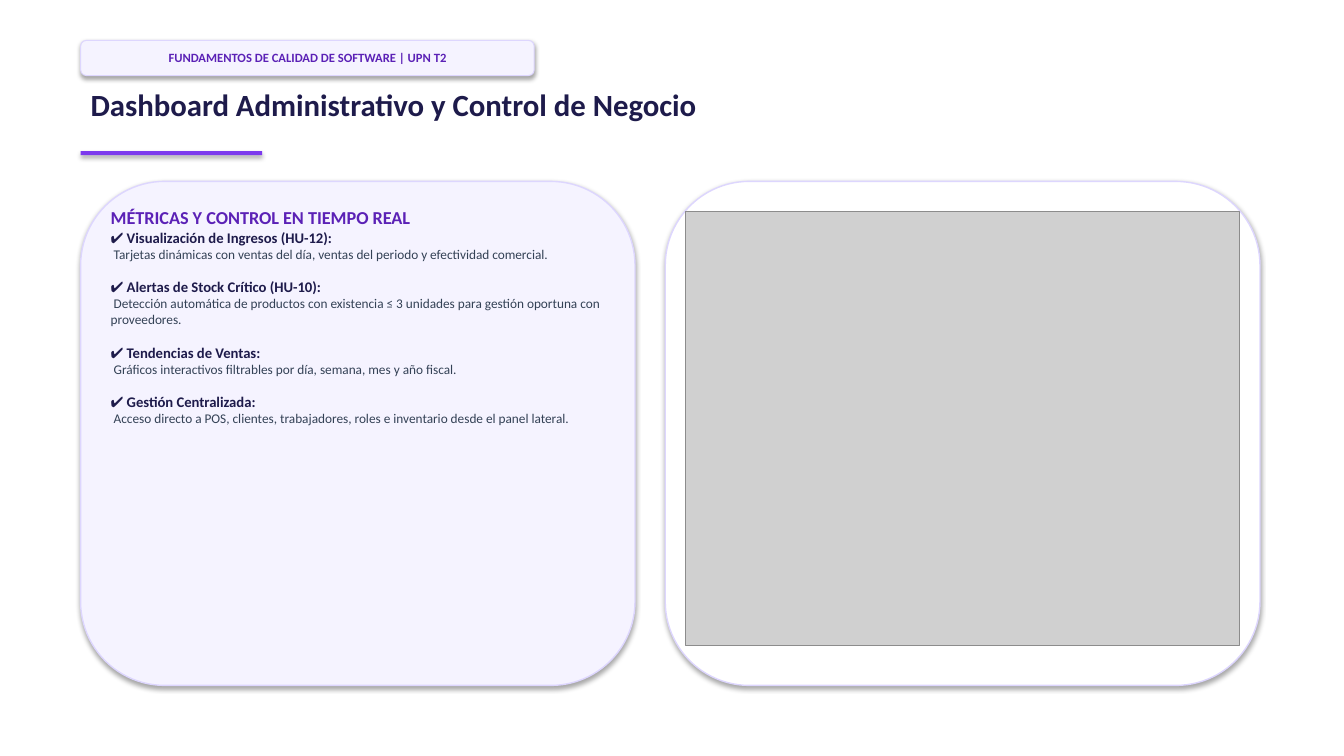
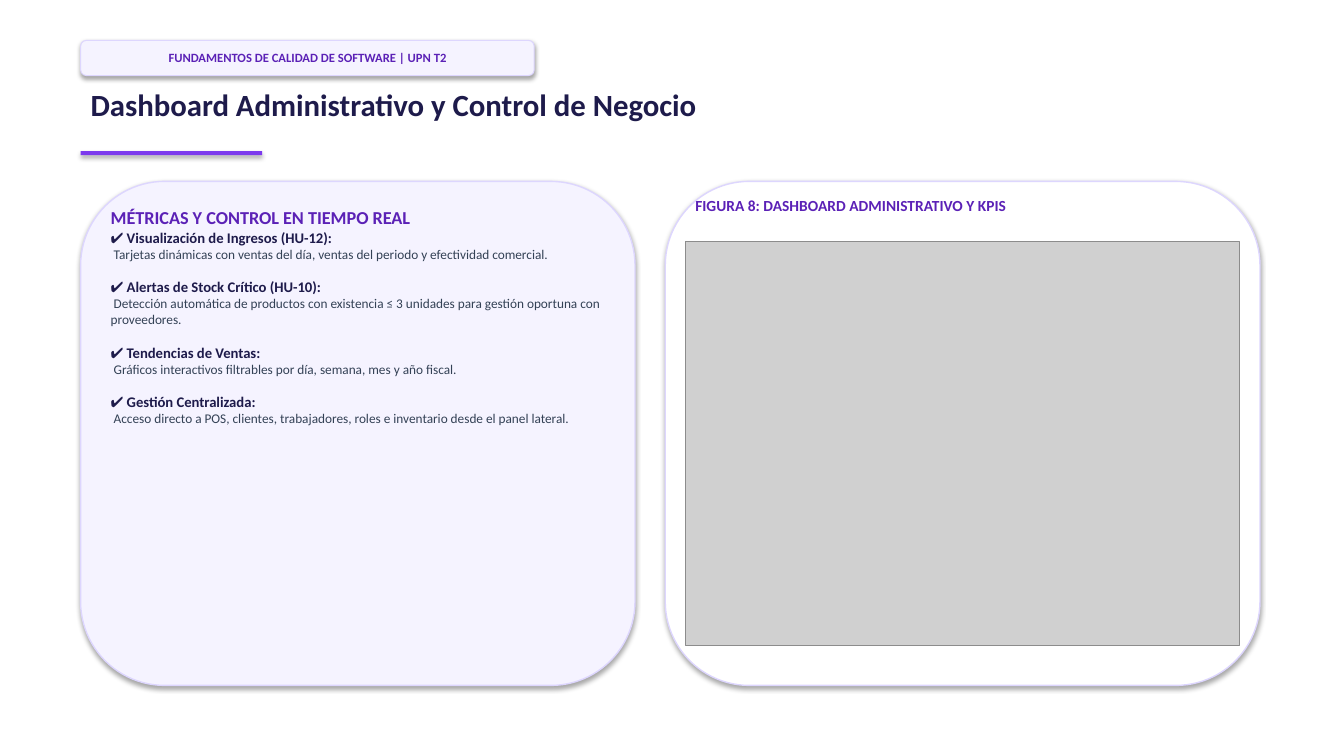
Before and after one commit to alevascan/ximasak, a slide deck: slide 12 of Exposicion_SIRVS_Ximasak_T2.pptx. Drawn at 1344x756 pixels with LibreOffice and Linux fonts; fonts in the diff are those of the drawing; grey boxes stand for pictures. Boxes give left, top, right and bottom in pixels: in the first picture for what was removed or moved away, otherwise in the second. Text is boxed around its words. In the diff, an @@ line names an element or a change of style, - is before the commit and + after.

Commit message:
Corregir mapeo exacto de figuras e imagenes del informe en el PPT

```diff
--- a/Exposicion_SIRVS_Ximasak_T2.pptx
+++ b/Exposicion_SIRVS_Ximasak_T2.pptx
@@ text added at [695, 198, 1006, 211], 11 pt, text #5B21B6, bold @@
+FIGURA 8: DASHBOARD ADMINISTRATIVO Y KPIS
@@ picture: place and size @@
-picture at [686, 212, 1240, 645]
+picture at [686, 242, 1240, 645]
```
Also in this commit, not shown: 6 other slides changed.
